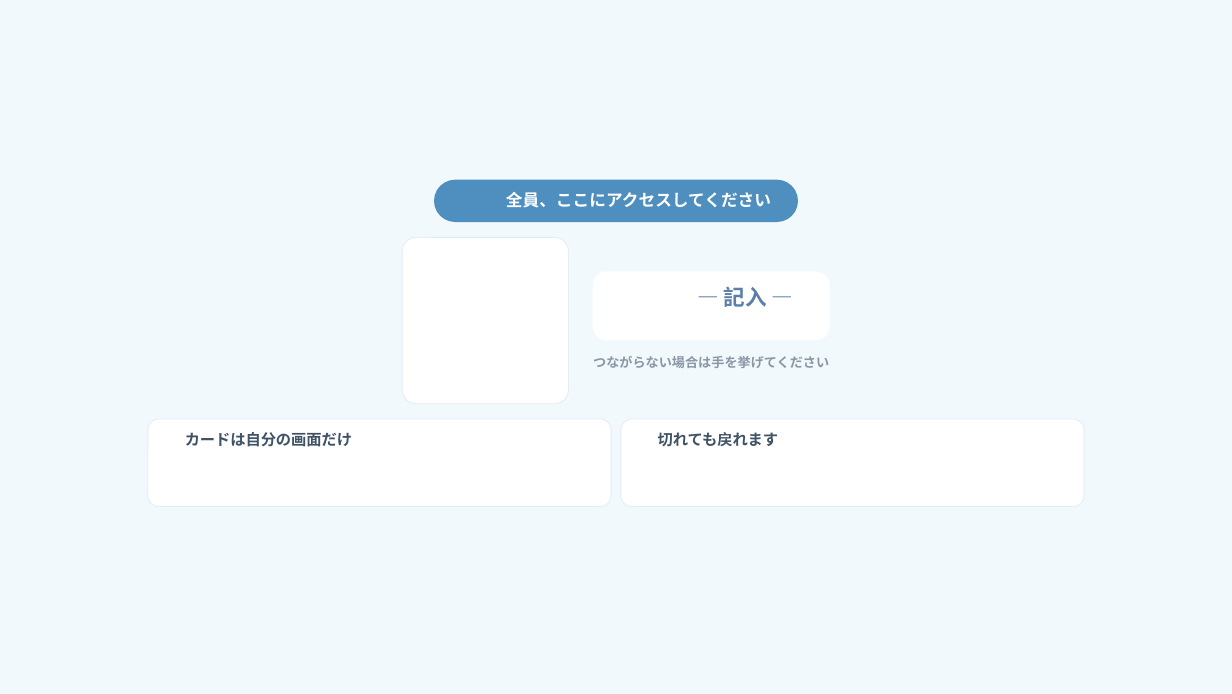
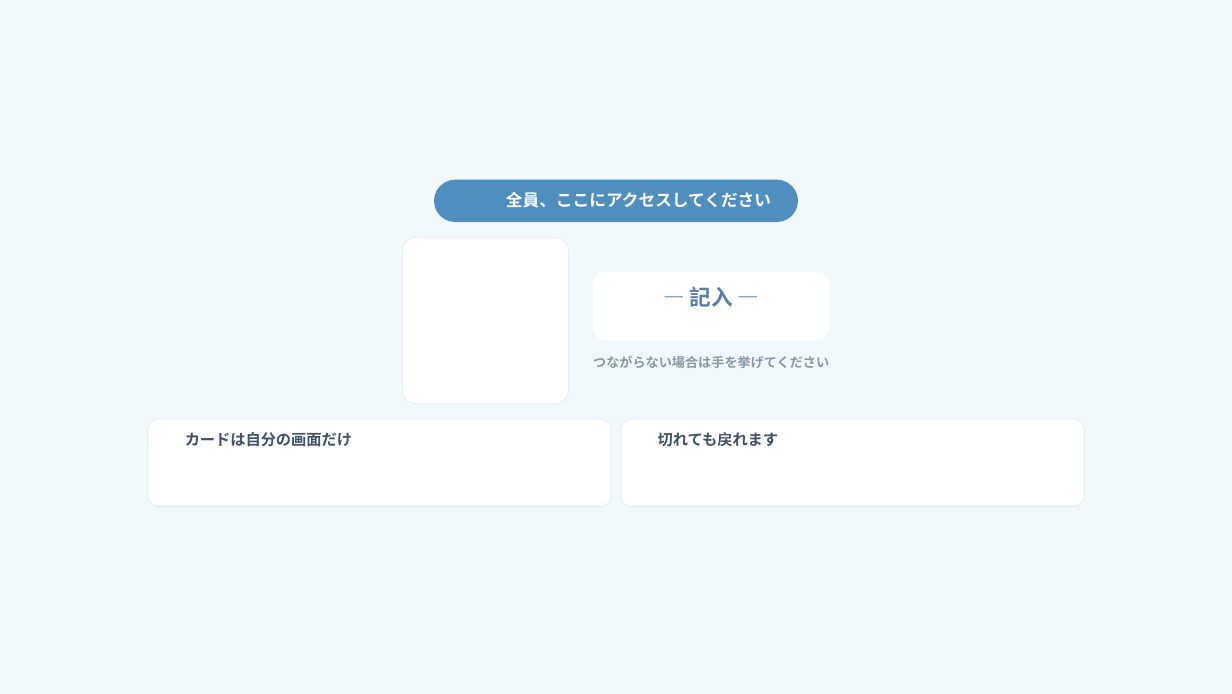
Before and after one commit to arico1101/door-world-short-online, a slide deck: slide 8 of slides.pptx. Drawn at 1232x694 pixels with LibreOffice and Linux fonts; fonts in the diff are those of the drawing; background and template pictures are left out. Boxes give left, top, right and bottom in pixels: in the first picture for what was removed or moved away, otherwise in the second. Text is boxed around its words. In the diff, an @@ line names an element or a change of style, - is before the commit and + after.

```diff
--- a/slides.pptx
+++ b/slides.pptx
@@ text "— 記入 —": place and size @@
-text "— 記入 —" at (724,287,767,307)
+text "— 記入 —" at (690,287,733,307)
```
Also in this commit, not shown: 11 other slides changed.
